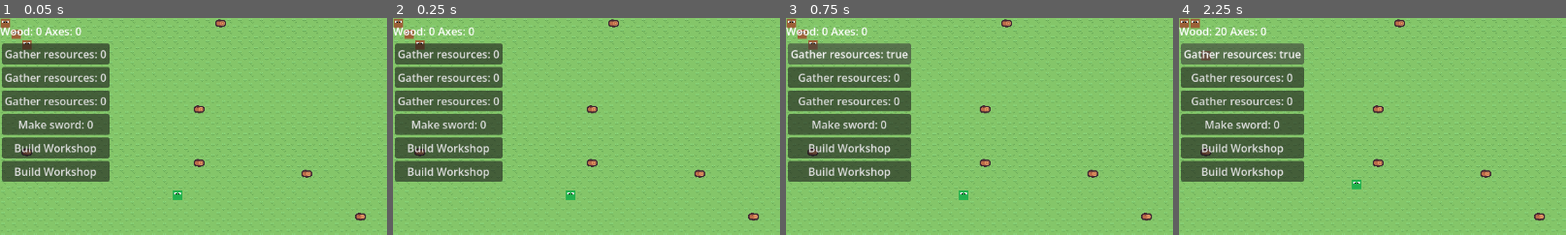
Above: before the commit, frames 1-4 (left to right).
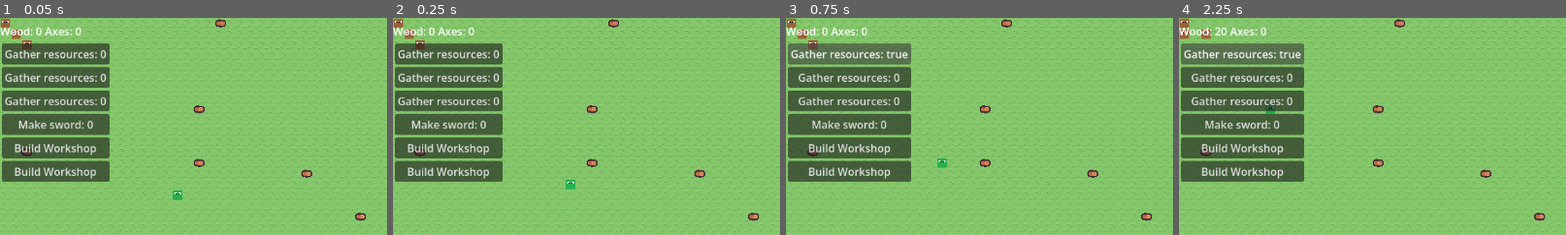
Above: after the commit, the same moments.

Repository: amandodaw/zd-prototype
Game: Godot game, scene res://scenes/world.tscn
Same seed, same stepped clock (60 frames per second), same inputs: the game is played once before the commit and once after it.
Inputs:
- Up to frame 1 (0.05 s): no input
- Up to frame 2 (0.25 s): no input
- Up to frame 3 (0.75 s): click "Gather resources: 0" at 0.5 s
- Up to frame 4 (2.25 s): click "Gather resources: true" at 1.25 s; click "Gather resources: false" at 2 s
The pictures show only the part of the screen within x 0-50%, y 0-50%; the shares and areas given below are measured in that part.

Frame 1 is identical in both runs. In frame 2, 0.2% of the frame differs, in the area x 44-48%, y 74-84%; in frame 3, 0.2%; in frame 4, 0.6%, in the area x 0-48%, y 0-80%.

Commit message:
Añadida accion de atacar. Falta implementar el método take_damage quizás en un sistema nuevo para eliminar los que han muerto. health_system o algo así

Diff:
--- /dev/null
+++ b/scripts/components/actions/attack_action.gd
@@ -0,0 +1,21 @@
+class_name AttackAction
+extends Action
+
+func execute(entity: Entity, delta: float):
+	var pos_comp : PositionComponent = entity.get_component(PositionComponent)
+	var target_comp : TargetComponent = entity.get_component(TargetComponent)
+	var attack_comp : AttackComponent = entity.get_component(AttackComponent)
+	#if target!=null:
+		#get_component(TargetComponent).target_pos = target.get_component(PositionComponent).grid_pos
+	if GridUtils.is_adjacent(pos_comp.grid_pos, target_comp.attack_target.get_component(PositionComponent).grid_pos):
+		if attack_comp.attack_cooldown<attack_comp.attack_speed:
+			attack_comp.attack_cooldown+=delta
+			return
+		attack_comp.attack_cooldown=0
+		if !is_instance_valid(target_comp.attack_target):
+			return
+		#target.get_component(HealthComponent).take_damage(attack_damage)
+		print("atacando!")
+		return
+	else:
+		finished = true
--- /dev/null
+++ b/scripts/components/attack_component.gd
@@ -0,0 +1,5 @@
+class_name AttackComponent
+
+var attack_speed : float = 3.0
+var attack_damage : int = 1
+var attack_cooldown : float = 0.0
--- a/scripts/components/city_component.gd
+++ b/scripts/components/city_component.gd
@@ -8,7 +8,8 @@
 	GATHER_RESOURCES,
 	BUILD,
 	MAKE,
-	IDLE
+	IDLE,
+	ATTACK
 }
 
 var tasks : Dictionary[int, bool] = {
--- a/scripts/components/target_component.gd
+++ b/scripts/components/target_component.gd
@@ -1,4 +1,5 @@
 class_name TargetComponent
 
+var attack_target : Entity = null
 var target_pos : Vector2i = GridUtils.INVALID
 var adyacent_target_pos : Vector2i = GridUtils.INVALID
--- a/scripts/systems/ai_system.gd
+++ b/scripts/systems/ai_system.gd
@@ -6,7 +6,7 @@
 			Entity.Entity_type.HUMAN:
 				check_job(delta, entity)
 			Entity.Entity_type.ZOMBIE:
-				find_human(delta, entity)
+				find_human(delta, entity, entities)
 
 func check_job(delta : float, entity : Entity):
 	var ai_comp : AIComponent = entity.get_component(AIComponent)
@@ -66,5 +66,12 @@
 		return true
 	return false
 
-func find_human(delta : float, entity : Entity) -> void:
-	pass
+func find_human(delta : float, entity : Entity, entities : Array[Entity]) -> void:
+	var ai_comp : AIComponent = entity.get_component(AIComponent)
+	var city_comp : CityComponent = ai_comp.city_comp
+
+	for posible_target in entities:
+		if posible_target.entity_type == Entity.Entity_type.HUMAN:
+			ai_comp.current_job = CityComponent.Tasks.ATTACK
+			return
+	ai_comp.current_job = CityComponent.Tasks.ATTACK
--- a/scripts/systems/planner_system.gd
+++ b/scripts/systems/planner_system.gd
@@ -27,3 +27,8 @@
 					plan_comp.plan.append(WaitAction.new())
 					plan_comp.plan.append(MoveAction.new())
 					print("wander action queued")
+
+			CityComponent.Tasks.ATTACK:
+				if plan_comp.current_action == null and plan_comp.plan.is_empty():
+					plan_comp.plan.append(MoveAction.new())
+					plan_comp.plan.append(AttackAction.new())
--- a/scripts/systems/target_system.gd
+++ b/scripts/systems/target_system.gd
@@ -24,6 +24,11 @@
 			CityComponent.Tasks.IDLE:
 				if plan_comp.current_action == null and target_comp.target_pos == GridUtils.INVALID:
 					target_comp.target_pos = choose_random_adjacent(entity)
+
+			CityComponent.Tasks.ATTACK:
+				if plan_comp.current_action == null and target_comp.target_pos == GridUtils.INVALID:
+					if !choose_attack_target(entity, entities):
+						ai_comp.current_job = CityComponent.Tasks.IDLE
 
 func find_wood(entity : Entity):
 	var city_comp : CityComponent = entity.get_component(AIComponent).city_comp
@@ -167,3 +172,12 @@
 	if abs(entity.get_component(TargetComponent).target_pos.x - entity.get_component(PositionComponent).grid_pos.x) + abs(entity.get_component(TargetComponent).target_pos.y - entity.get_component(PositionComponent).grid_pos.y) <= range:
 		return true
 	return false
+
+func choose_attack_target(entity: Entity, entities :  Array[Entity]) -> bool:
+	var target_comp : TargetComponent = entity.get_component(TargetComponent)
+	for posible_target in entities:
+		if posible_target.entity_type != entity.entity_type:
+			target_comp.attack_target = posible_target
+			target_comp.target_pos = posible_target.get_component(PositionComponent).grid_pos
+			return true
+	return false
--- a/scripts/world.gd
+++ b/scripts/world.gd
@@ -77,6 +77,7 @@
 	human.add_component(AIComponent.new())
 	human.add_component(PlanComponent.new())
 	human.add_component(MoveComponent.new())
+	human.add_component(AttackComponent.new())
 	human.position = pos
 	human.get_component(PositionComponent).grid_pos = elements_map.local_to_map(pos)
 	add_child(human)
@@ -100,6 +101,7 @@
 	zombie.add_component(AIComponent.new())
 	zombie.add_component(PlanComponent.new())
 	zombie.add_component(MoveComponent.new())
+	zombie.add_component(AttackComponent.new())
 	zombie.position = pos
 	zombie.get_component(PositionComponent).grid_pos = elements_map.local_to_map(pos)
 	add_child(zombie)
--- a/scripts/zombie.gd
+++ b/scripts/zombie.gd
@@ -2,12 +2,6 @@
 
 var find_cont : float = 0.0
 var find_threshold : float = 2.0
-
-enum States {
-	ATTACK
-}
-
-var state : States = States.ATTACK
 
 #func _process(delta: float) -> void:
 	#attack(delta)
Not shown, added: scripts/components/actions/attack_action.gd.uid
Not shown, added: scripts/components/attack_component.gd.uid
